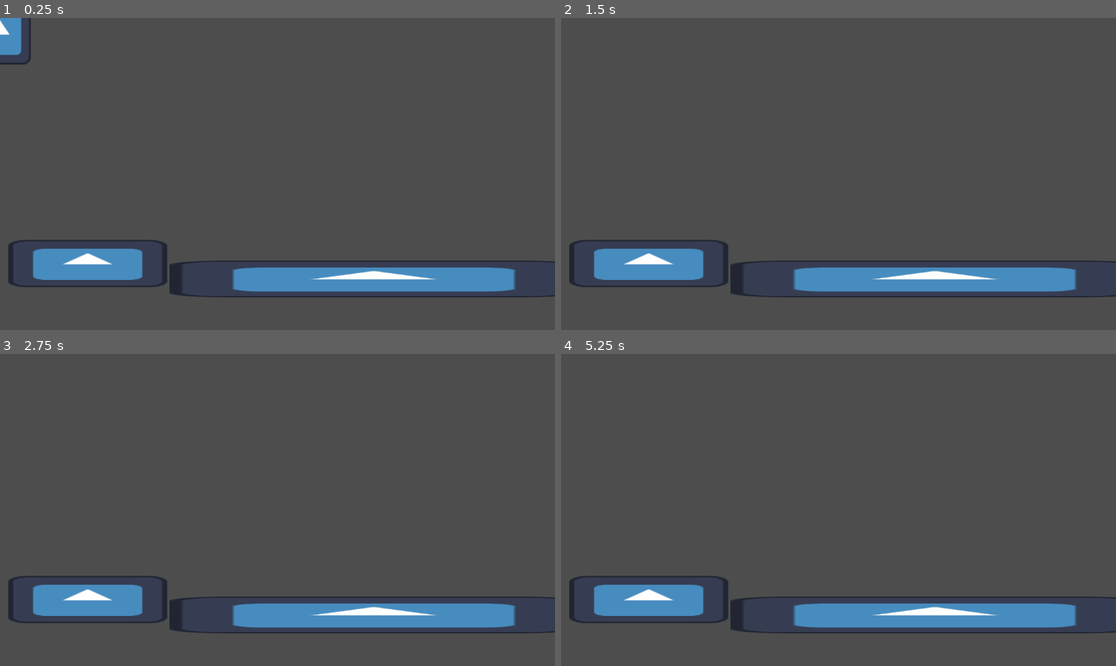
Above: before the commit, frames 1-4 (two rows, left to right).
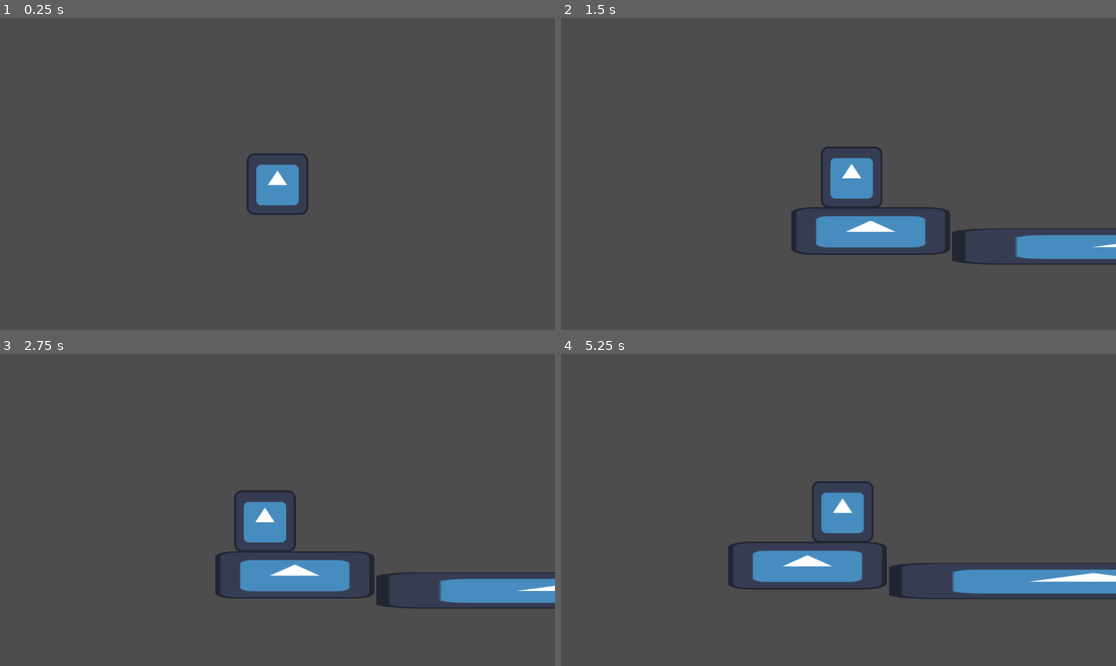
Above: after the commit, the same moments.

Repository: SrLito/Duck-Tales
Game: Godot game, scene res://escenas/nivel.tscn
The game is run twice, just before and just after one commit, with the same random seed, the same clock (stepped at 60 frames per second) and the same inputs. The engine's default icon, where the game draws it, is replaced by a stand-in: a white triangle on a blue panel in a dark square.
Inputs:
- Up to frame 1 (0.25 s): no input
- Up to frame 2 (1.5 s): hold D (derecha) from 0.53 s (still down); tap Space (saltar) at 0.77 s
- Up to frame 3 (2.75 s): tap Space (saltar) at 1.52 s; release D (derecha) at 2.03 s; hold A (izquierda) from 2.03 s (still down)
- Up to frame 4 (5.25 s): release A (izquierda) at 2.78 s; hold D (derecha) 2.78-4.28 s; tap Space (saltar) at 3.02, 3.77, 4.52 s; hold A (izquierda) 4.28-5.03 s; hold D (derecha) from 5.03 s (still down)

The runs differ from the first frame. In frame 1, 9.3% of the frame differs, in the area x 0-100%, y 0-90%; in frame 2, 13%; in frame 3, 13%; in frame 4, 14%, in the area x 1-100%, y 40-90%.
Error before the commit: Invalid assignment of property or key 'scale' with value of type 'float' on a base object of type 'Sprite2D'. (res://scripts/jugador.gd:16)

Commit message:
Corregi error en script
Acomodo la escala en X para el sprite 2D

Diff:
--- a/escenas/nivel.tscn
+++ b/escenas/nivel.tscn
@@ -9,6 +9,9 @@
 velocidad = 150
 salto = -500
 
+[node name="Camera2D" type="Camera2D" parent="Jugador"]
+position_smoothing_enabled = true
+
 [node name="Piso" parent="." instance=ExtResource("2_uqba0")]
 position = Vector2(182, 510)
 scale = Vector2(2.57533, 0.770106)
--- a/scripts/jugador.gd
+++ b/scripts/jugador.gd
@@ -13,7 +13,7 @@
 
 	# Mirar a izquierda o derecha
 	if direccion != 0:
-		$Sprite2D.scale = direccion
+		$Sprite2D.scale.x = direccion
 
 	# Aplico gravedad al personaje.
 	if not is_on_floor():
